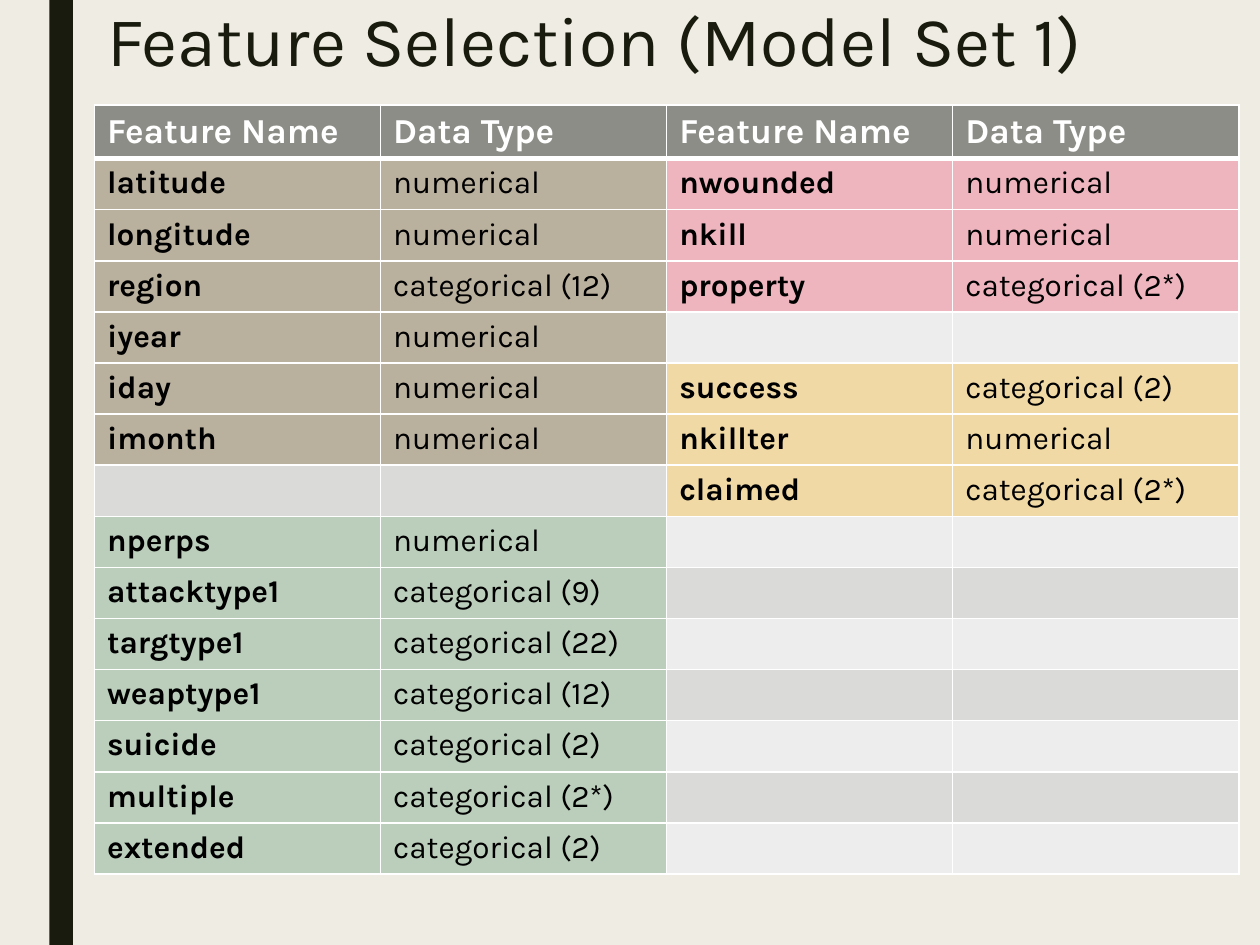
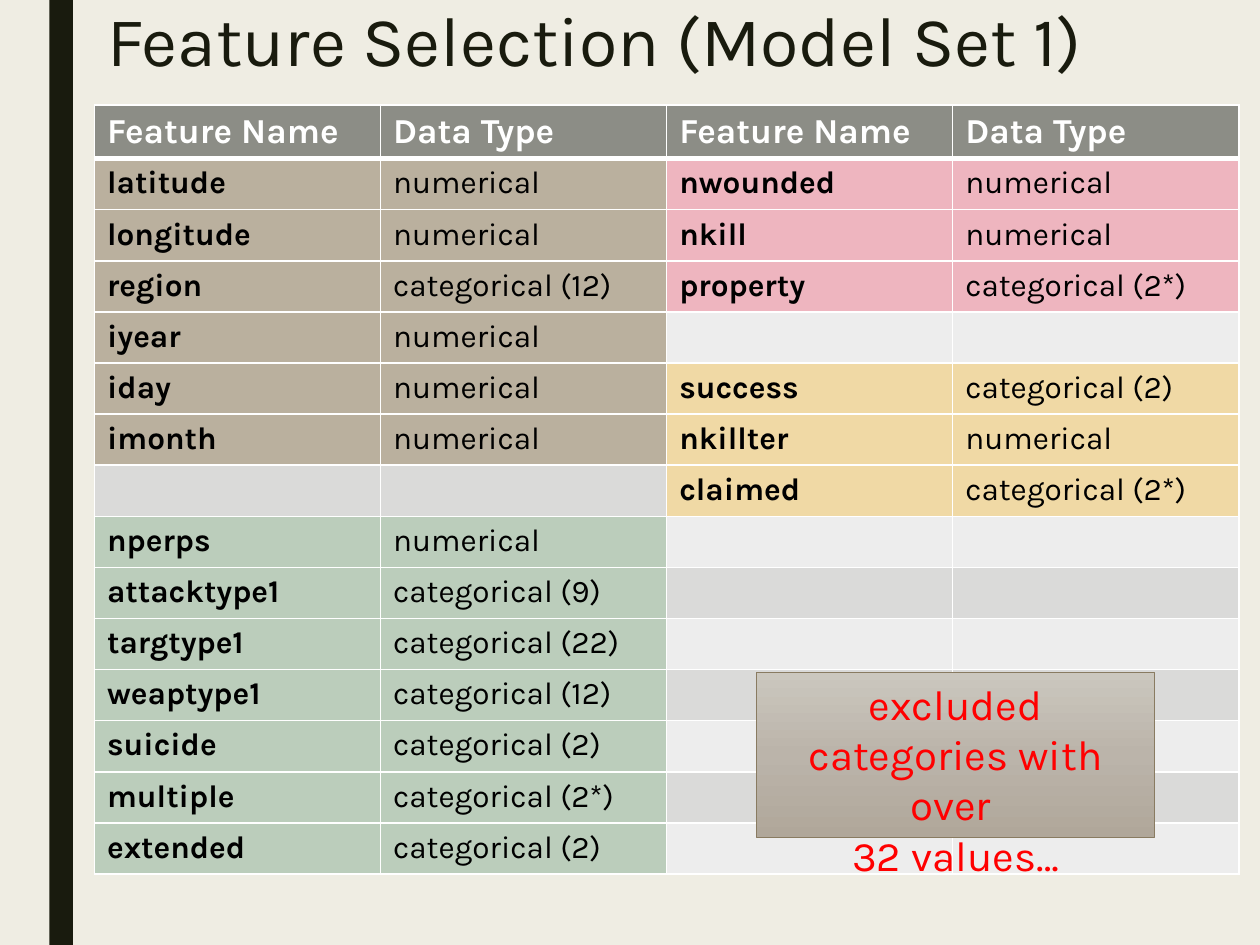
Before and after one commit to stats-learning-fall2019/final-project, a slide deck: slide 35 of presentation/gtdb-final-presentation.pptx. Drawn at 1260x945 pixels with LibreOffice and Linux fonts; fonts in the diff are those of the drawing. Boxes give left, top, right and bottom in pixels: in the first picture for what was removed or moved away, otherwise in the second. Text is boxed around its words. In the diff, an @@ line names an element or a change of style, - is before the commit and + after.

```diff
--- a/presentation/gtdb-final-presentation.pptx
+++ b/presentation/gtdb-final-presentation.pptx
@@ rectangle added at (756,672,1155,837), fill gradient #CBC7BF to #BBB5AB to #B0A89A, outline #897B61 0.5 pt, 24 pt, text #FF0000 @@
+excluded categories with over
+32 values…
```
Also in this commit, not shown: 7 other slides changed, 1 other file.
